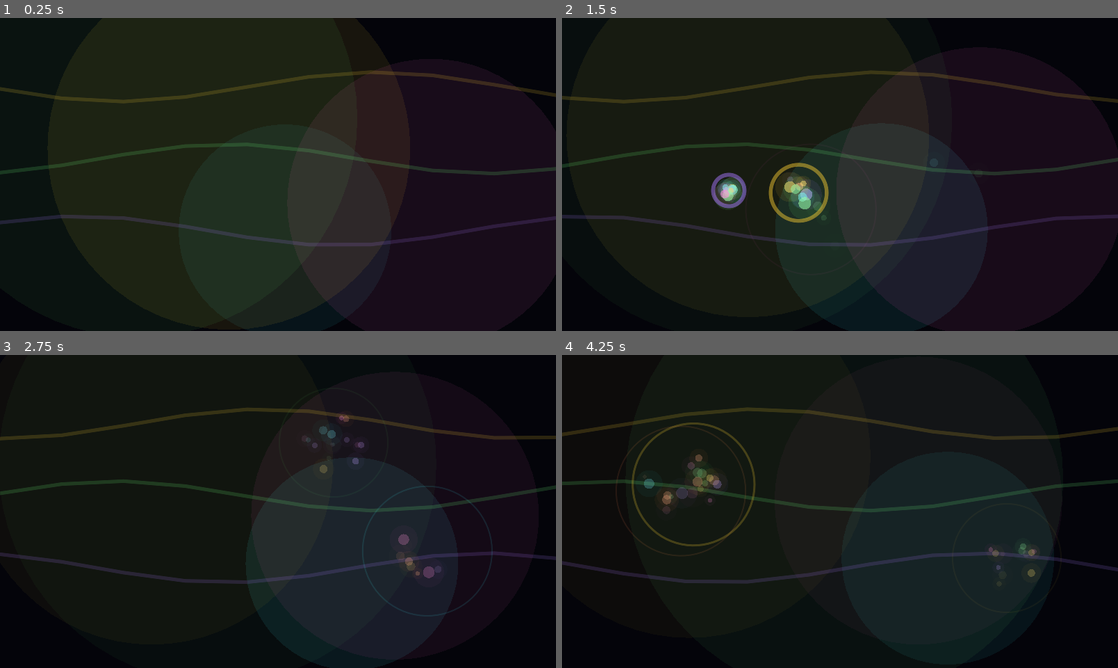
Above: before the commit, frames 1-4 (two rows, left to right).
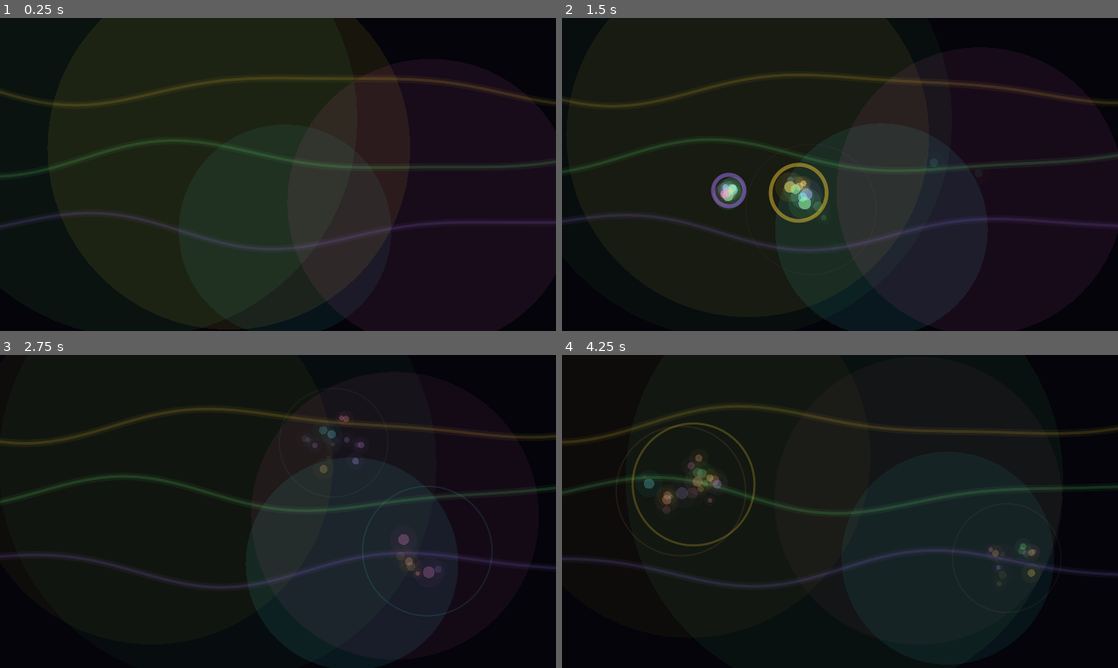
Above: after the commit, the same moments.

Repository: smurph7/toddler-laptop-kiosk
Game: Godot game, scene res://scenes/main.tscn
Same seed, same stepped clock (60 frames per second), same inputs: the game is played once before the commit and once after it.
Inputs (mouse positions are in pixels of both pictures, inside the frame that each line leads up to):
- Up to frame 1 (0.25 s): no input
- Up to frame 2 (1.5 s): tap Enter at 0.5, 1.35 s; move the mouse to (962, 158) at 0.52 s; tap Q at 0.6 s; click (962, 158) at 0.67 s; tap Space at 0.77 s; move the mouse to (728, 190) at 1.27 s; click (728, 190) at 1.42 s
- Up to frame 3 (2.75 s): tap Space at 1.52 s; move the mouse to (333, 442) at 2.02 s; tap Backspace at 2.1 s; click (333, 442) at 2.17 s
- Up to frame 4 (4.25 s): move the mouse to (812, 574) at 2.77 s; tap Q at 2.85 s; click (812, 574) at 2.92 s; tap Space at 3.02, 3.77 s; move the mouse to (1006, 558) at 3.52 s; tap Enter at 3.6 s; click (1006, 558) at 3.67 s

The runs differ from the first frame. In frame 1, 4.9% of the frame differs, in the area x 0-100%, y 16-75%; in frame 2, 4.7%; in frame 3, 4.5%; in frame 4, 4.6%.

Commit message:
make lines more flowy

Diff:
--- a/scripts/main.gd
+++ b/scripts/main.gd
@@ -5,6 +5,7 @@
 const MAX_RINGS: int = 18
 const CURSOR_IDLE_SECONDS: float = 2.2
 const HOLD_SECONDS: float = 1.0
+const RIBBON_POINT_COUNT: int = 48
 
 const PALETTE: Array[Color] = [
 	Color(0.25, 0.95, 1.0),
@@ -246,11 +247,16 @@
 	for band in range(3):
 		var points: PackedVector2Array = PackedVector2Array()
 		var y_base: float = size.y * (0.22 + band * 0.23)
-		for step in range(10):
-			var x: float = size.x * step / 9.0
-			var y: float = y_base + sin(time * 0.55 + step * 0.75 + band * 1.8) * 34.0
+		for step in range(RIBBON_POINT_COUNT):
+			var progress: float = float(step) / float(RIBBON_POINT_COUNT - 1)
+			var x: float = lerpf(-24.0, size.x + 24.0, progress)
+			var y: float = y_base
+			y += sin(time * 0.42 + progress * TAU * 1.25 + band * 1.8) * 32.0
+			y += sin(time * 0.24 + progress * TAU * 2.1 + band * 0.9) * 13.0
 			points.append(Vector2(x, y))
-		draw_polyline(points, _with_alpha(PALETTE[(band + 2) % PALETTE.size()], 0.16), 7.0, true)
+		var ribbon_color: Color = PALETTE[(band + 2) % PALETTE.size()]
+		draw_polyline(points, _with_alpha(ribbon_color, 0.055), 16.0, true)
+		draw_polyline(points, _with_alpha(ribbon_color, 0.13), 5.0, true)
 
 
 func _draw_trails() -> void:
